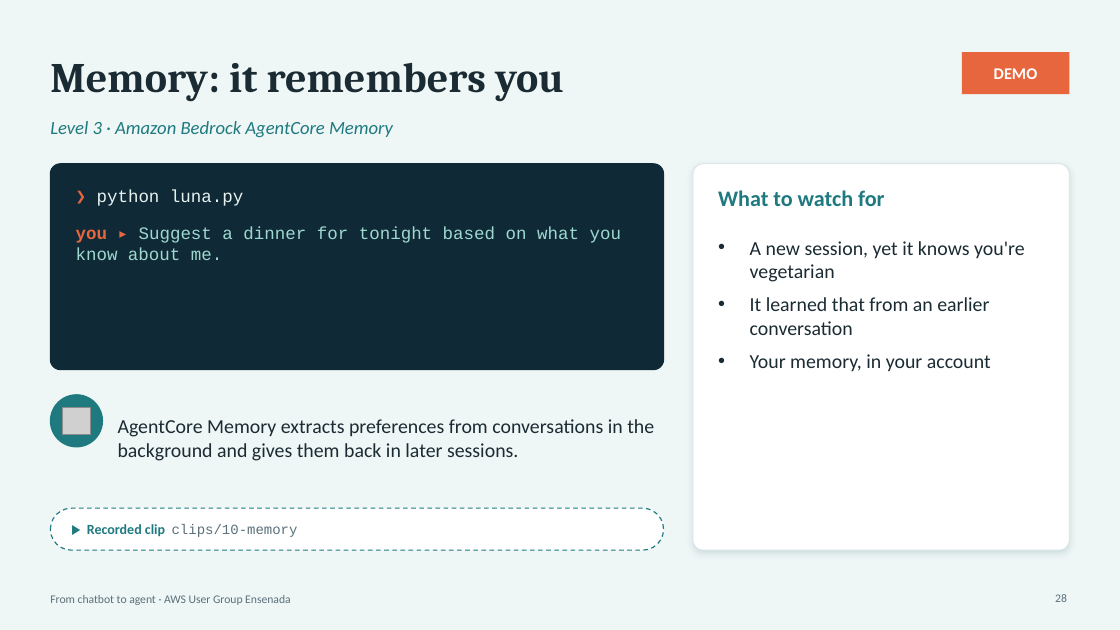
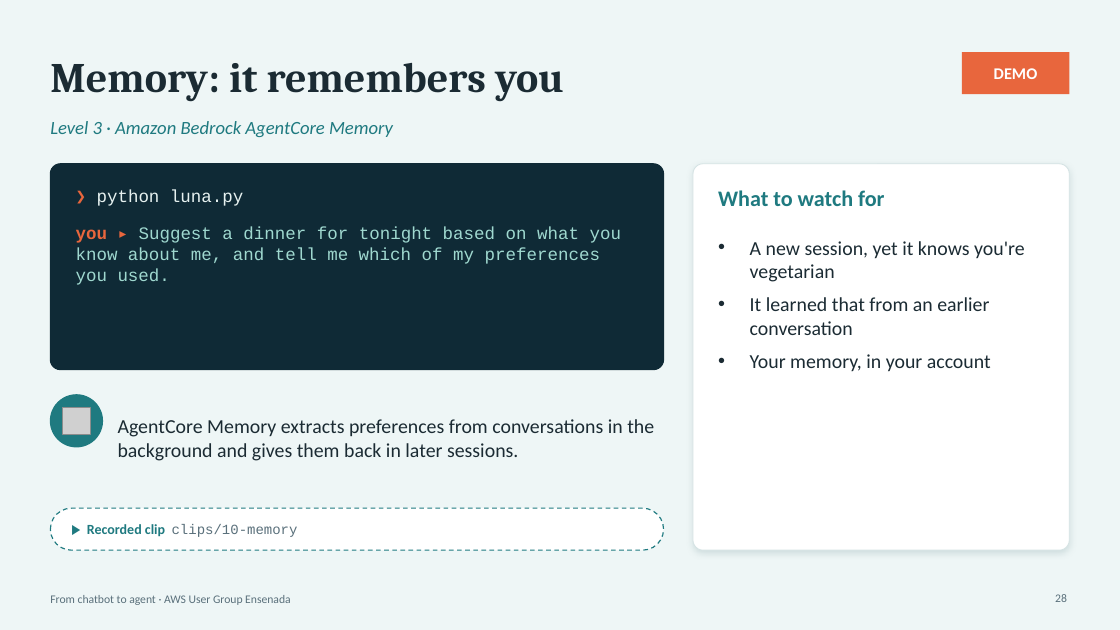
Before and after one commit to aws-ug-ensenada/claude-on-aws-ensenada, a slide deck: slide 28 of docs/slides/claude-on-aws-ensenada.pptx. Drawn at 1120x630 pixels with LibreOffice and Linux fonts; fonts in the diff are those of the drawing; grey boxes stand for pictures. Boxes give left, top, right and bottom in pixels: in the first picture for what was removed or moved away, otherwise in the second. Text is boxed around its words. In the diff, an @@ line names an element or a change of style, - is before the commit and + after.

```diff
--- a/docs/slides/claude-on-aws-ensenada.pptx
+++ b/docs/slides/claude-on-aws-ensenada.pptx
@@ text at <box>76,227,621,285</box>: text changed @@
-you ▸ Suggest a dinner for tonight based on what you know about me.
+you ▸ Suggest a dinner for tonight based on what you know about me, and tell me which of my preferences you used.
```
Also in this commit, not shown: 5 other files.
